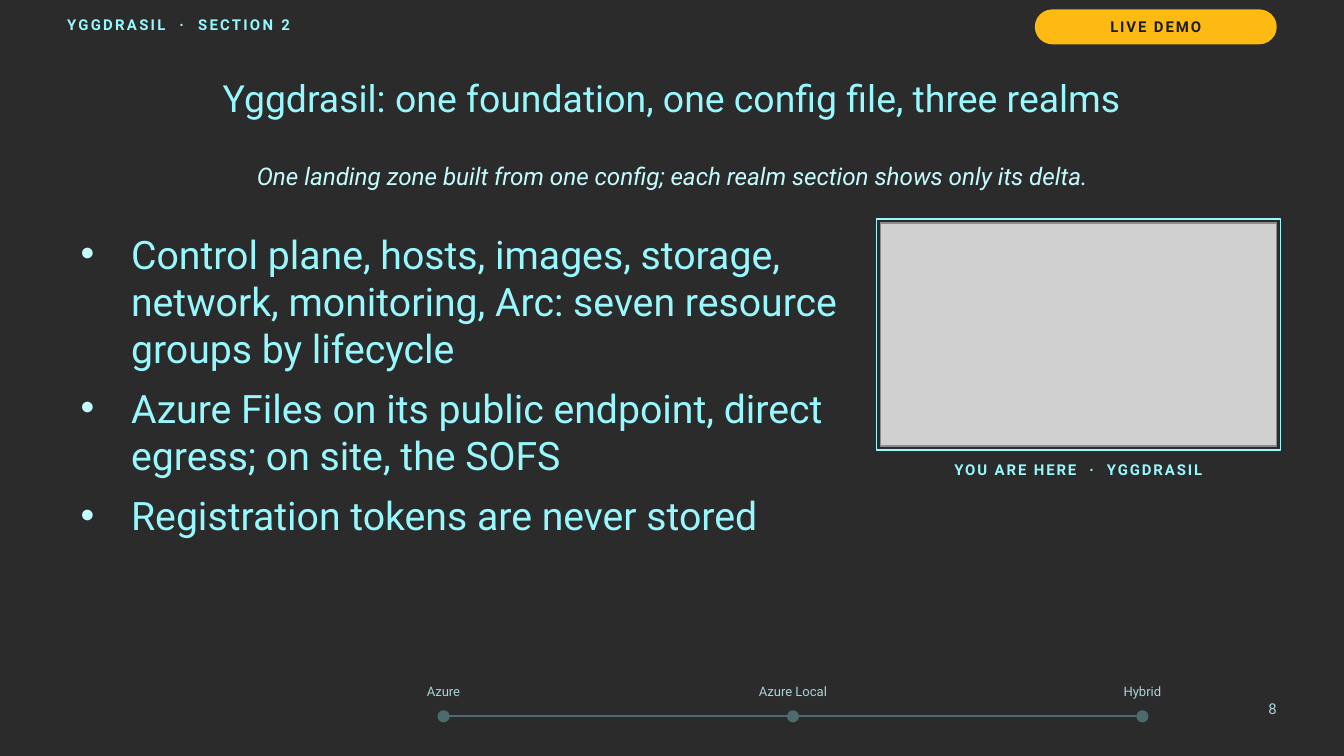
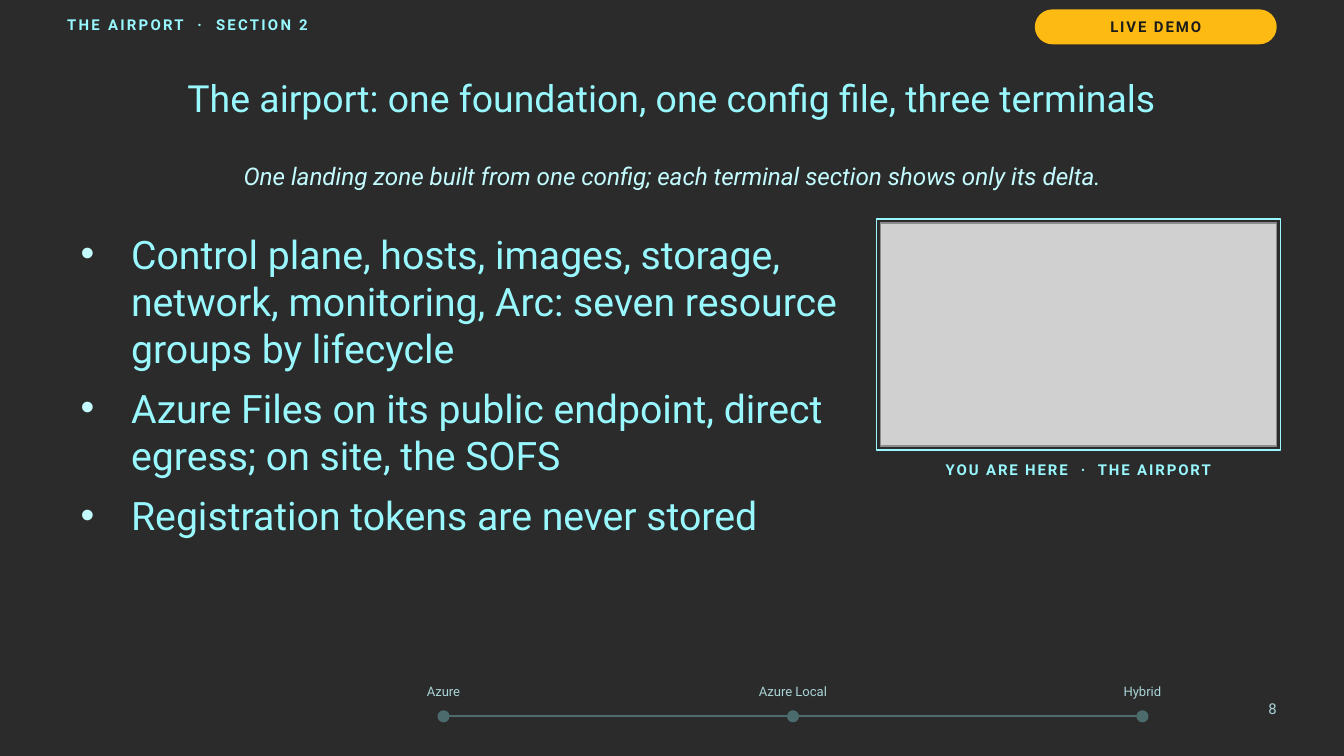
Before and after one commit to thisismydemo/nic2026_avd, a slide deck: slide 8 of presentation/AVD_Anywhere_NIC2026.pptx. Drawn at 1344x756 pixels with LibreOffice and Linux fonts; fonts in the diff are those of the drawing; grey boxes stand for pictures; background and template pictures are left out; a plain dark background stands for a picture behind light text. Boxes give left, top, right and bottom in pixels: in the first picture for what was removed or moved away, otherwise in the second. Text is boxed around its words. In the diff, an @@ line names an element or a change of style, - is before the commit and + after.

```diff
--- a/presentation/AVD_Anywhere_NIC2026.pptx
+++ b/presentation/AVD_Anywhere_NIC2026.pptx
@@ text at (x1=67, y1=19, x2=308, y2=30): text changed @@
-YGGDRASIL · SECTION 2
+THE AIRPORT · SECTION 2
@@ title at (x1=187, y1=83, x2=1155, y2=120): text changed @@
-Yggdrasil: one foundation, one config file, three realms
+The airport: one foundation, one config file, three terminals
@@ text at (x1=244, y1=166, x2=1101, y2=191): text changed @@
-One landing zone built from one config; each realm section shows only its delta.
+One landing zone built from one config; each terminal section shows only its delta.
@@ text at (x1=946, y1=464, x2=1211, y2=475): text changed @@
-YOU ARE HERE · YGGDRASIL
+YOU ARE HERE · THE AIRPORT
```
Also in this commit, not shown: 26 other slides changed, 33 other files.
